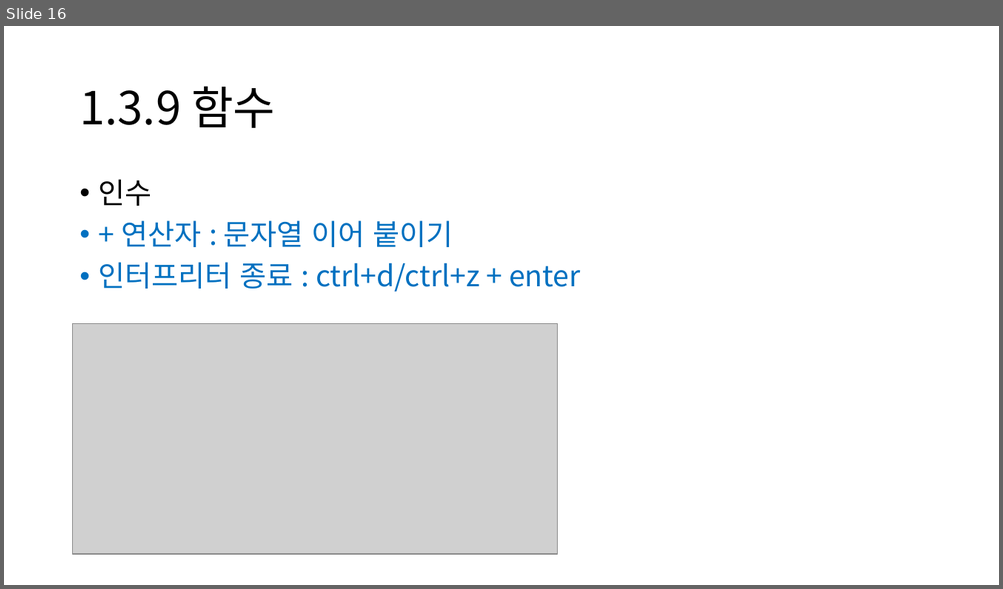
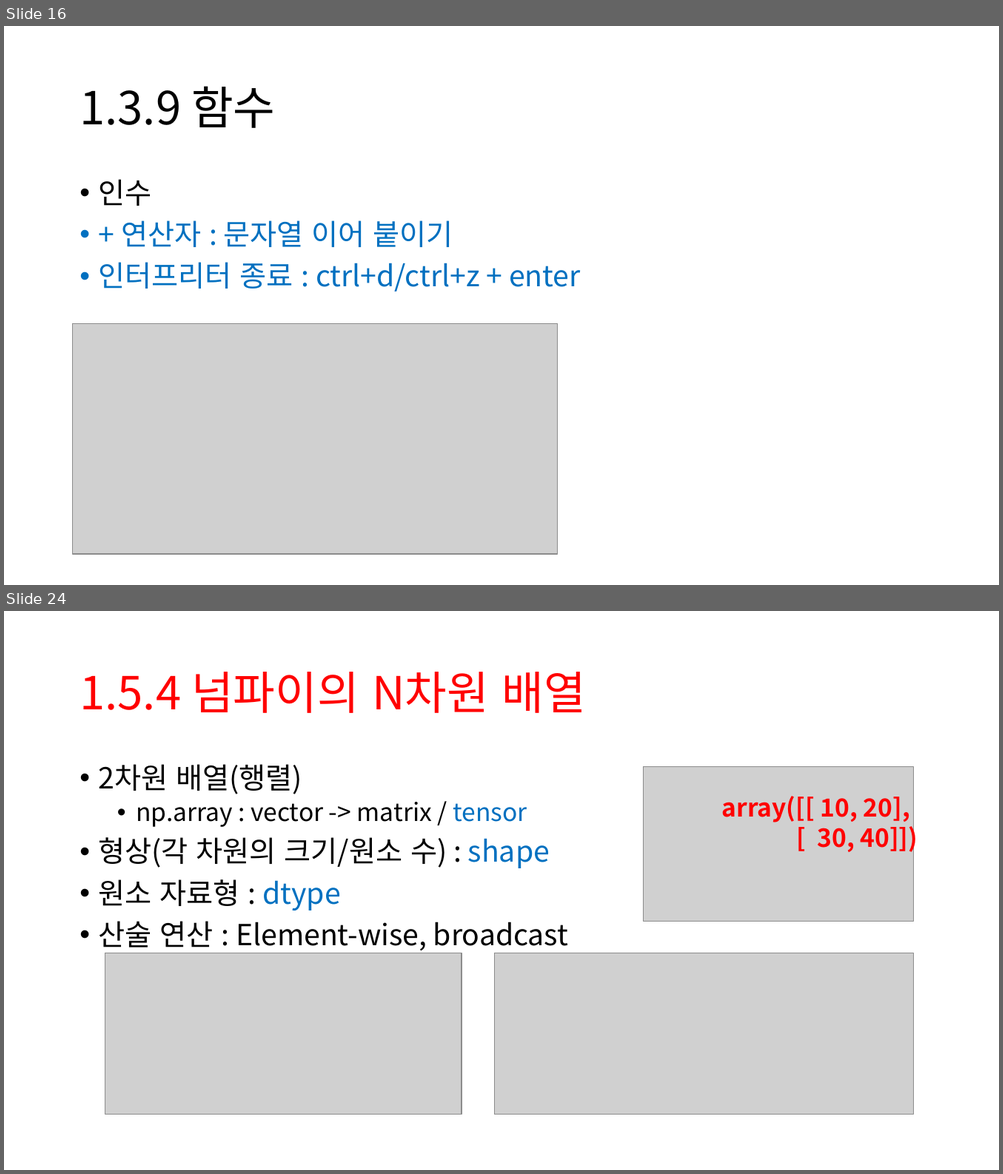
Before and after one commit to UIJIh/2024, a slide deck: DeepLearningFromScratch/ch01/dlfs_ch01.pptx. Shown one above the other, each under a label of ours: slide 16 before the commit, slides 16 and 24 after it; the slides between them are not shown. The pictures are 1003x589 and 1003x1174 pixels, drawn with LibreOffice and Linux fonts; fonts in the diff are those of the drawing; grey boxes stand for pictures. Boxes give left, top, right and bottom in pixels: in the first picture for what was removed or moved away, otherwise in the second. Text is boxed around its words. In the diff, an @@ line names an element or a change of style, - is before the commit and + after.

```diff
--- a/DeepLearningFromScratch/ch01/dlfs_ch01.pptx
+++ b/DeepLearningFromScratch/ch01/dlfs_ch01.pptx
@@ slide 24 added at (4, 611, 999, 1170), background #FFFFFF @@
@@ title added at (79, 672, 586, 713), 44 pt, text #FF0000 @@
+1.5.4 넘파이의 N차원 배열
@@ text added at (99, 764, 568, 954), 28 pt, text #000000 @@
+• 2차원 배열(행렬)
+  • np.array : vector -> matrix / tensor
+• 형상(각 차원의 크기/원소 수) : shape
+• 원소 자료형 : dtype
+• 산술 연산 : Element-wise, broadcast
@@ picture added at (643, 767, 913, 921) @@
@@ text added at (722, 796, 918, 854), 24 pt, text #FF0000, bold @@
+array([[ 10, 20],
+[ 30, 40]])
@@ picture added at (105, 954, 462, 1116) @@
@@ picture added at (494, 954, 913, 1116) @@
```
Also in this commit, not shown: 2 slides changed, 8 other slides added.
